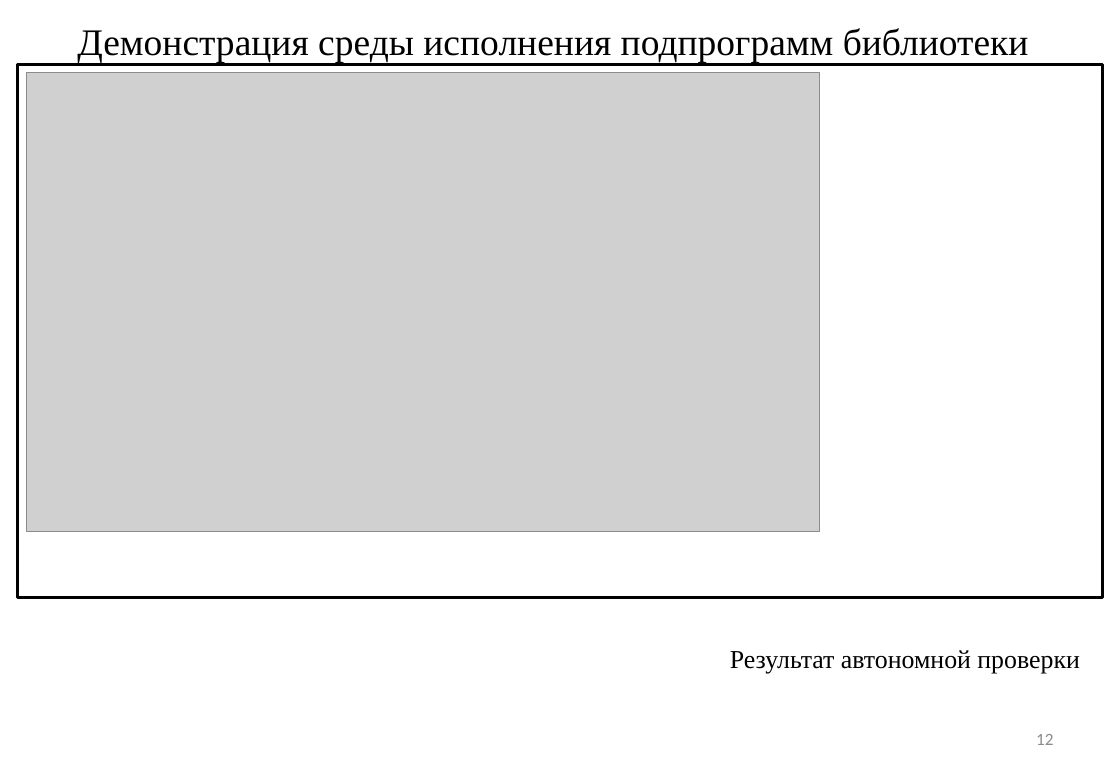
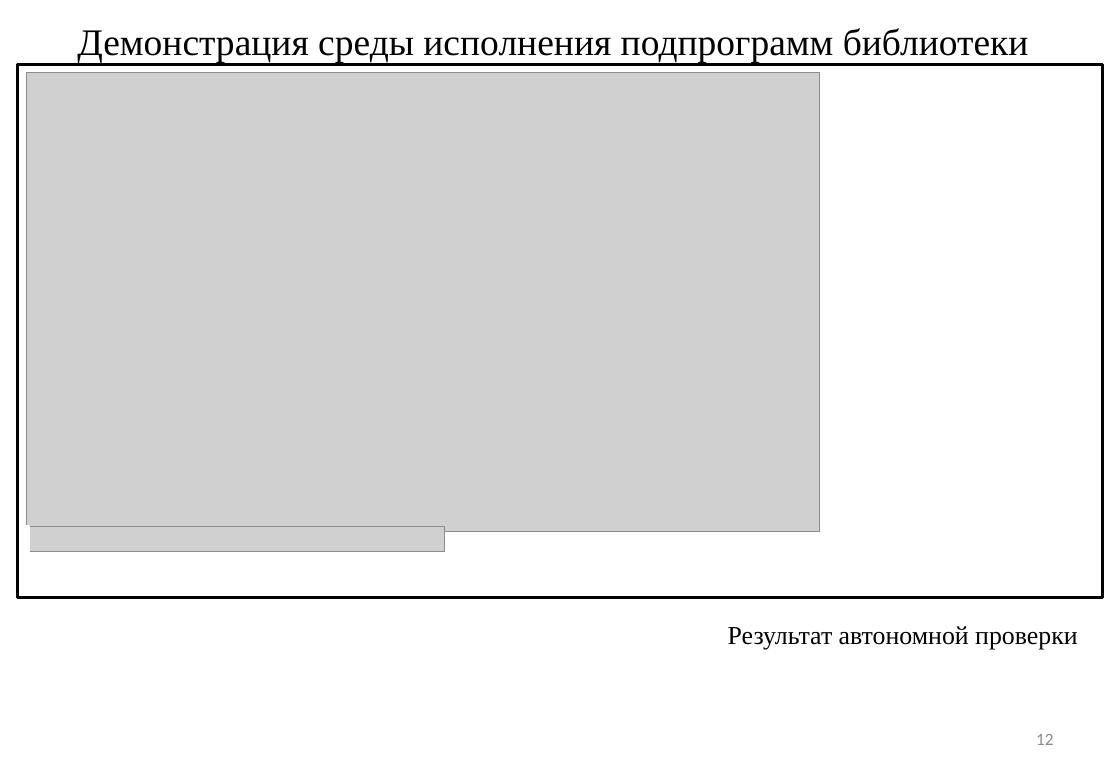
Before and after one commit to nwcfang/diplom_report, a slide deck: slide 12 of presentation/presentation.pptx. Drawn at 1120x775 pixels with LibreOffice and Linux fonts; fonts in the diff are those of the drawing; grey boxes stand for pictures. Boxes give left, top, right and bottom in pixels: in the first picture for what was removed or moved away, otherwise in the second. Text is boxed around its words. In the diff, an @@ line names an element or a change of style, - is before the commit and + after.

```diff
--- a/presentation/presentation.pptx
+++ b/presentation/presentation.pptx
@@ rectangle added at (21, 527, 29, 559), fill #FFFFFF, outline #FFFFFF 2 pt @@
@@ picture added at (25, 527, 444, 552) @@
@@ text "Результат автономной проверки": place and size @@
-text "Результат автономной проверки" at (730, 650, 1079, 674)
+text "Результат автономной проверки" at (728, 626, 1077, 650)
```
Also in this commit, not shown: 4 other files.
